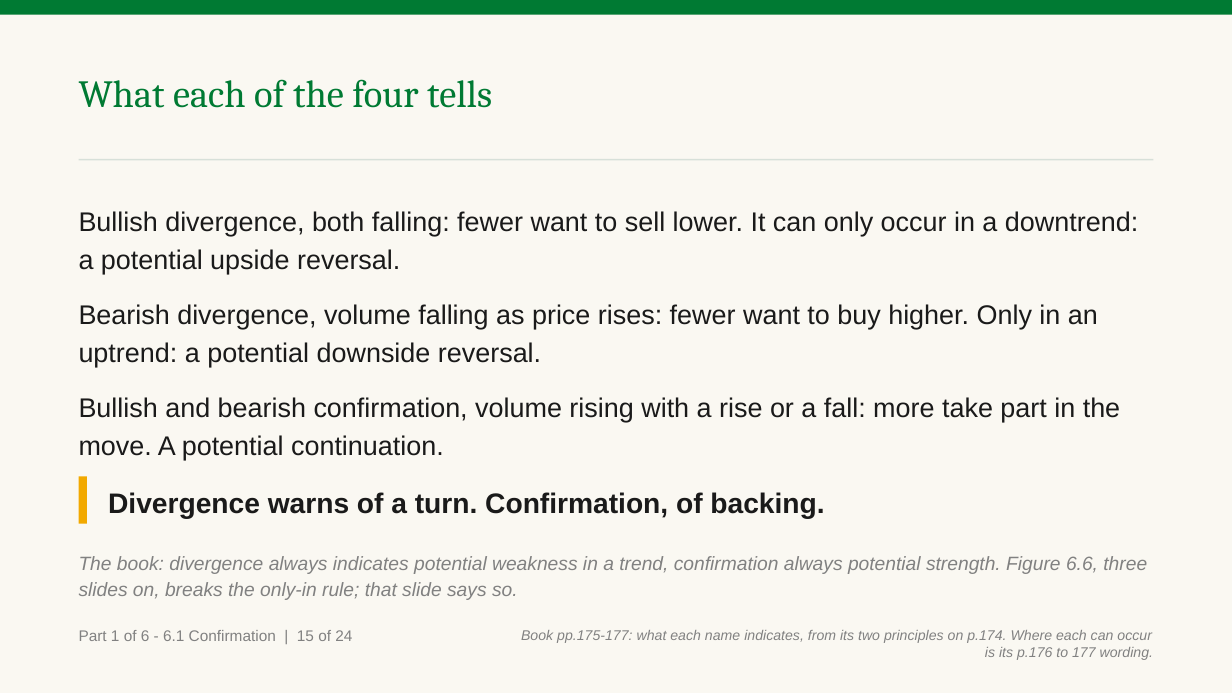
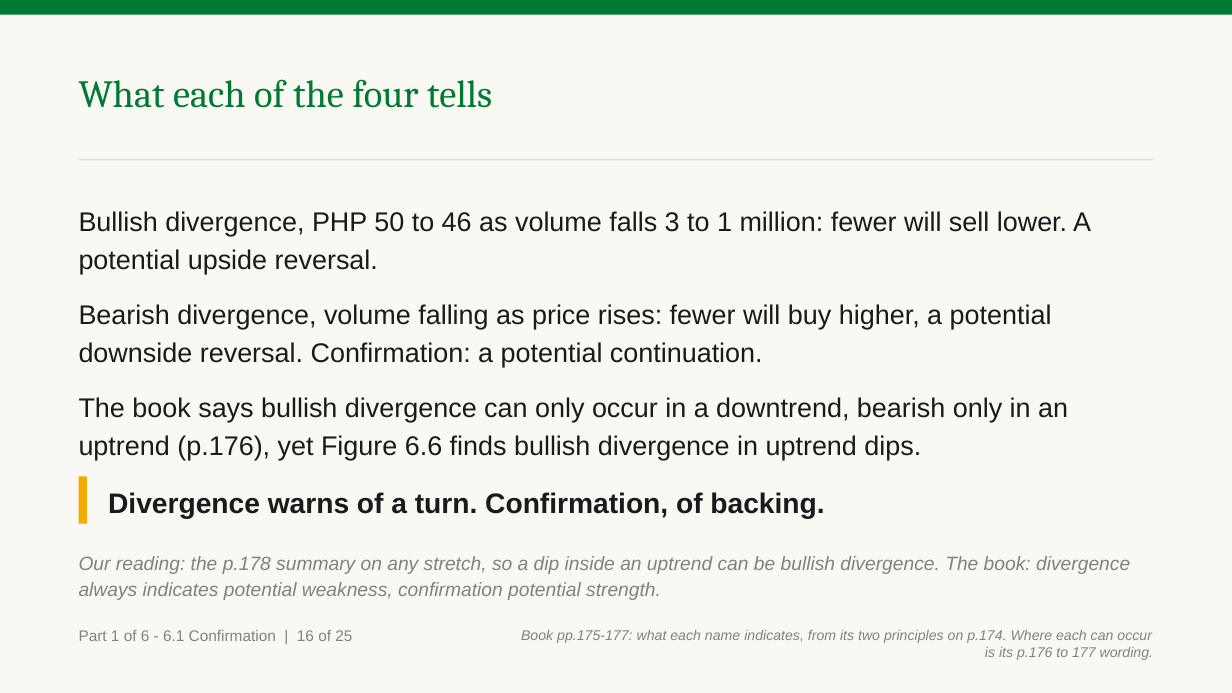
Before and after one commit to benjiesotelo-sudo/Telos_FIN1209, a slide deck: slide 21 of chapter-06/FIN1209-Chapter-06.pptx (slide 20 before the commit). Drawn at 1232x693 pixels with LibreOffice and Linux fonts; fonts in the diff are those of the drawing. Boxes give left, top, right and bottom in pixels: in the first picture for what was removed or moved away, otherwise in the second. Text is boxed around its words. In the diff, an @@ line names an element or a change of style, - is before the commit and + after.

Commit message:
Chapter 6 P1: fix the fresh reader's fourteen items
- Not confirming now has numbers, and the two-questions slide works the
  non-confirming case in its body.
- New slide, Confirms the trend, or volume confirmation: the tenet judges
  the whole trend, volume confirmation one stretch, so one dip can be a
  bullish divergence inside a confirmed uptrend.
- What divergence and confirmation say keeps price's direction, as the
  book does.
- The book's only-in-a-downtrend contradiction is in a slide body, with
  numbers.
- Figures 6.2, 6.4, 6.7 and 6.8 are read in the body, with numbers taken
  off them where they carry any.
- The line's arithmetic on the oscillator term, reverse divergence, the
  novice callout and the bearish conclusion are now explained on the slide.
- No caption refers to a check any more.

Teaching deck 145 slides, student edition 107. No check changed.

```diff
--- a/chapter-06/FIN1209-Chapter-06.pptx
+++ b/chapter-06/FIN1209-Chapter-06.pptx
@@ text at bbox=[79, 211, 1091, 460]: text changed @@
-Bullish divergence, both falling: fewer want to sell lower. It can only occur in a downtrend: a potential upside reversal.
-Bearish divergence, volume falling as price rises: fewer want to buy higher. Only in an uptrend: a potential downside reversal.
-Bullish and bearish confirmation, volume rising with a rise or a fall: more take part in the move. A potential continuation.
+Bullish divergence, PHP 50 to 46 as volume falls 3 to 1 million: fewer will sell lower. A potential upside reversal.
+Bearish divergence, volume falling as price rises: fewer will buy higher, a potential downside reversal. Confirmation: a potential continuation.
+The book says bullish divergence can only occur in a downtrend, bearish only in an uptrend (p.176), yet Figure 6.6 finds bullish divergence in uptrend dips.
@@ text at bbox=[79, 556, 1130, 600]: text changed @@
-The book: divergence always indicates potential weakness in a trend, confirmation always potential strength. Figure 6.6, three slides on, breaks the only-in rule; that slide says so.
+Our reading: the p.178 summary on any stretch, so a dip inside an uptrend can be bullish divergence. The book: divergence always indicates potential weakness, confirmation potential strength.
@@ text at bbox=[79, 630, 352, 641]: text changed @@
-Part 1 of 6 - 6.1 Confirmation | 15 of 24
+Part 1 of 6 - 6.1 Confirmation | 16 of 25
```
Also in this commit, not shown: 23 other slides changed, 1 slide added, 3 other files.
